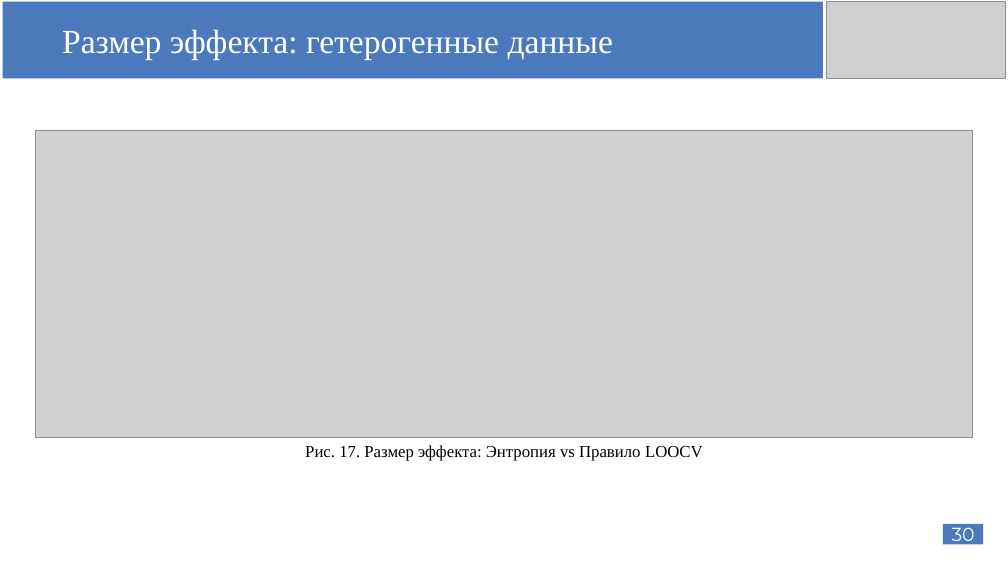
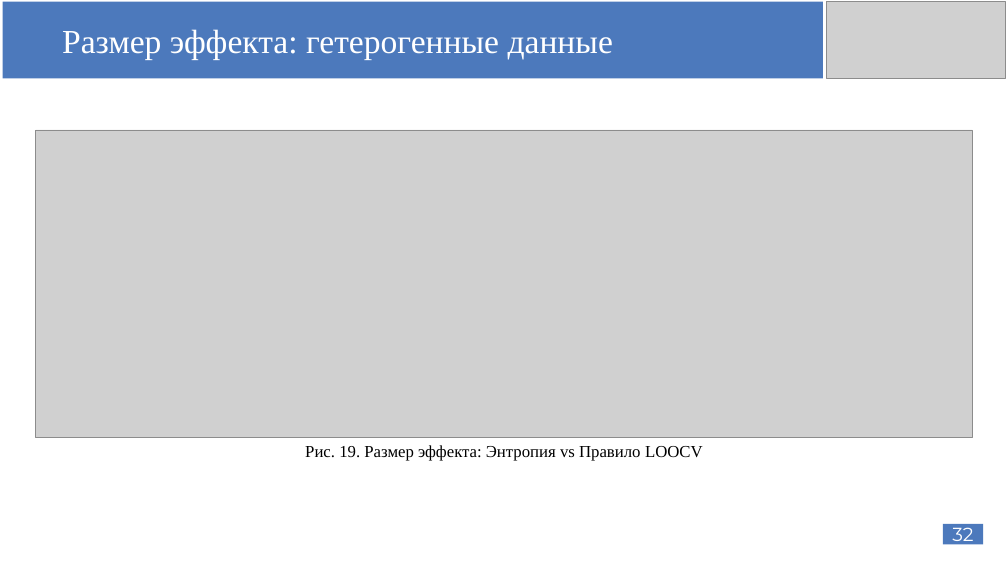
Before and after one commit to AnfimovAleksandr/mag_diploma, a slide deck: slide 32 of Защита диплома/Anfimov_diplom_shablon.pptx (slide 30 before the commit). Drawn at 1008x567 pixels with LibreOffice and Linux fonts; fonts in the diff are those of the drawing; grey boxes stand for pictures. Boxes give left, top, right and bottom in pixels: in the first picture for what was removed or moved away, otherwise in the second. Text is boxed around its words. In the diff, an @@ line names an element or a change of style, - is before the commit and + after.

```diff
--- a/Защита диплома/Anfimov_diplom_shablon.pptx
+++ b/Защита диплома/Anfimov_diplom_shablon.pptx
@@ text at [305,445,703,461]: text changed @@
-Рис. 17. Размер эффекта: Энтропия vs Правило LOOCV
+Рис. 19. Размер эффекта: Энтропия vs Правило LOOCV
@@ page number at [952,523,973,547]: text changed @@
-30
+32
```
Also in this commit, not shown: 4 other slides changed, 2 slides added, 35 other files.
